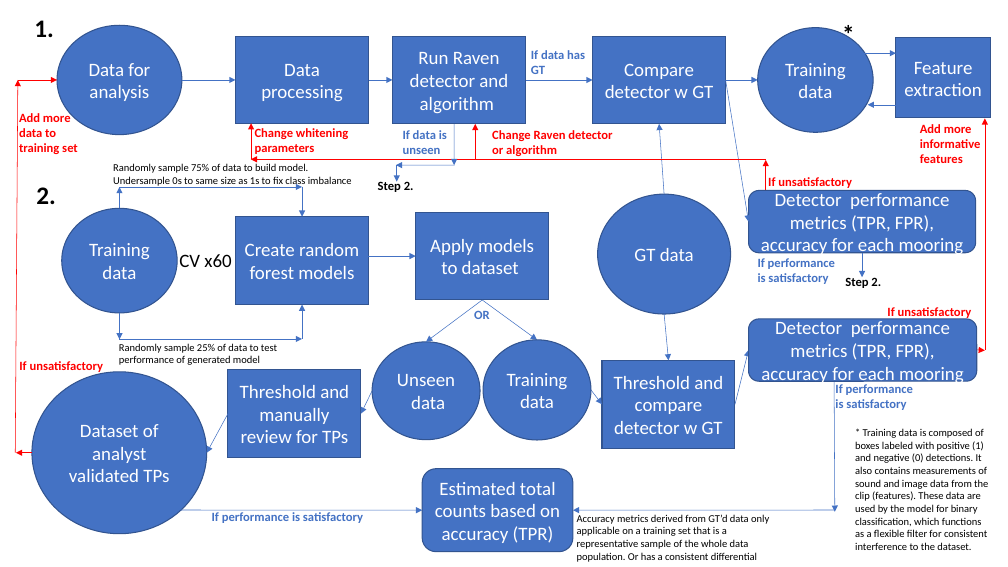
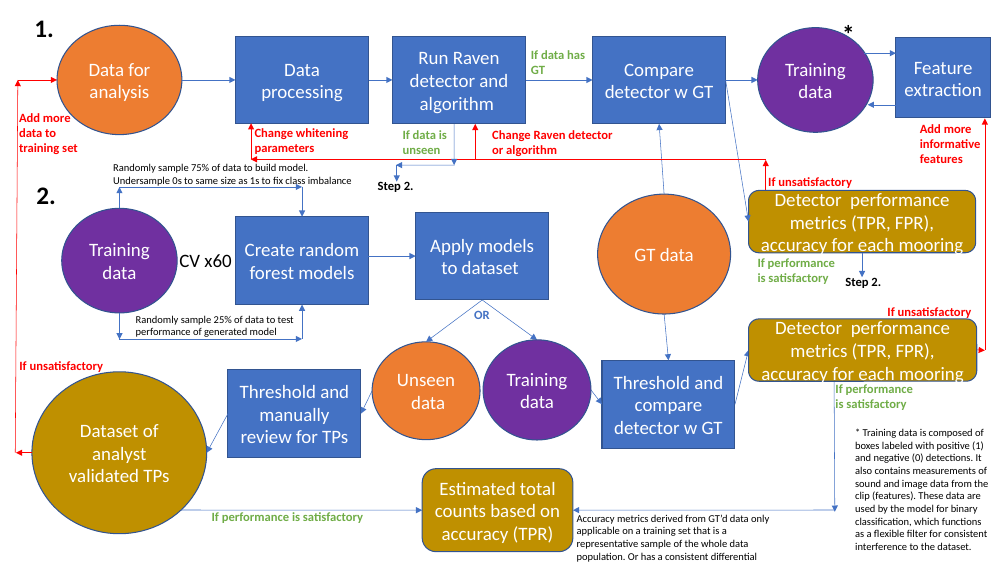
Before and after one commit to DanWoodrich/RavenBLEDscripts, a slide deck: slide 3 of Data/Paper/Mastor_detecter.pptx. Drawn at 1008x567 pixels with LibreOffice and Linux fonts; fonts in the diff are those of the drawing. Boxes give left, top, right and bottom in pixels: in the first picture for what was removed or moved away, otherwise in the second. Text is boxed around its words. In the diff, an @@ line names an element or a change of style, - is before the commit and + after.

Commit message:
add back in adaptive compare to new data run for consistency

```diff
--- a/Data/Paper/Mastor_detecter.pptx
+++ b/Data/Paper/Mastor_detecter.pptx
@@ text colour #4472C4 to #70AD47 in 5 elements at (x1=835, y1=384, x2=913, y2=410), (x1=531, y1=50, x2=585, y2=74), (x1=758, y1=258, x2=835, y2=284), (x1=212, y1=510, x2=363, y2=523), (x1=403, y1=130, x2=447, y2=154) @@
@@ text "Randomly sample 25% of data ..." moved from (x1=119, y1=343, x2=277, y2=365) to (x1=136, y1=315, x2=294, y2=337) @@
@@ fill #4472C4 to #BF9000 in 4 elements at (x1=32, y1=372, x2=206, y2=534), (x1=422, y1=469, x2=572, y2=552), (x1=749, y1=191, x2=975, y2=253), (x1=749, y1=319, x2=977, y2=381) @@
@@ fill #4472C4 to #ED7D31 in 3 elements at (x1=57, y1=25, x2=181, y2=135), (x1=598, y1=194, x2=731, y2=315), (x1=372, y1=342, x2=480, y2=439) @@
@@ fill #4472C4 to #7030A0 in 3 elements at (x1=758, y1=28, x2=873, y2=132), (x1=62, y1=209, x2=178, y2=313), (x1=483, y1=340, x2=591, y2=441) @@
```
Also in this commit, not shown: 2 other slides changed, 3 slides added, 4 other files.
